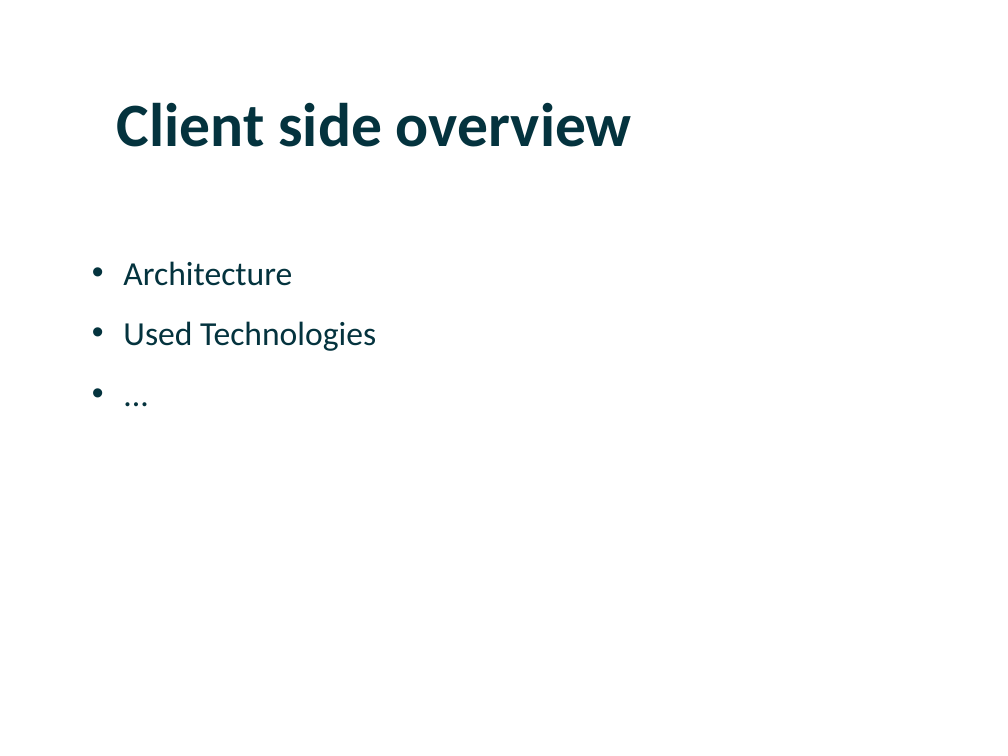
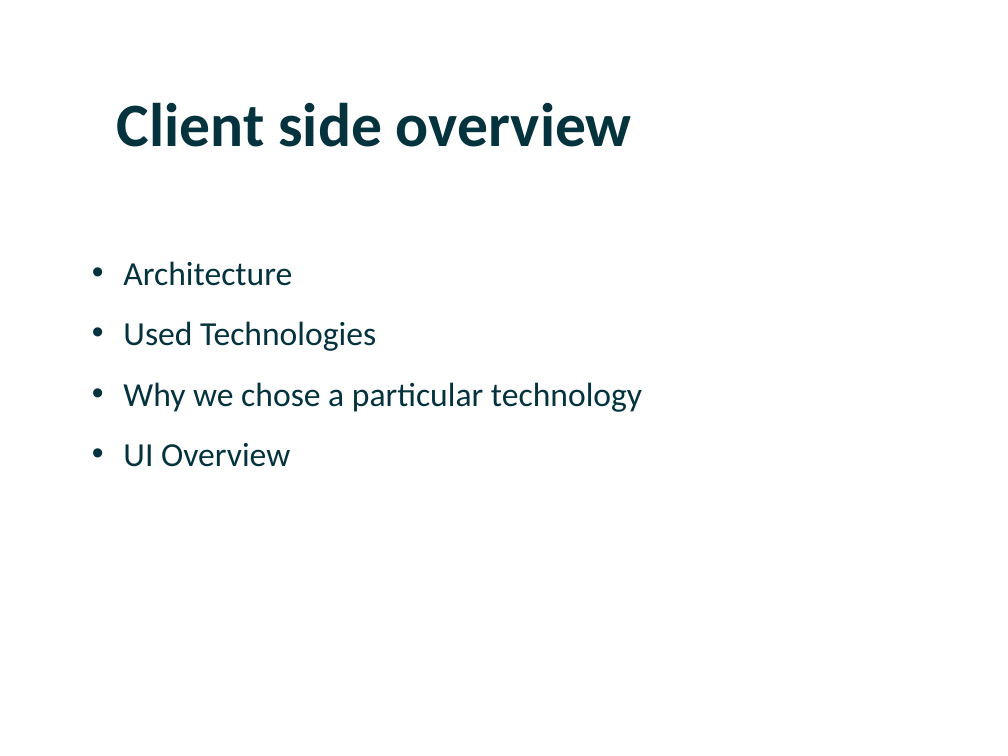
Before and after one commit to DmitriyLy/travel_portal, a slide deck: slide 25 of docs/Travel Portal.pptx (slide 20 before the commit). Drawn at 1008x756 pixels with LibreOffice and Linux fonts; fonts in the diff are those of the drawing; background and template pictures are left out. Boxes give left, top, right and bottom in pixels: in the first picture for what was removed or moved away, otherwise in the second. Text is boxed around its words. In the diff, an @@ line names an element or a change of style, - is before the commit and + after.

```diff
--- a/docs/Travel Portal.pptx
+++ b/docs/Travel Portal.pptx
@@ text at (123, 382, 642, 467): text changed @@
-• ...
+• Why we chose a particular technology
+• UI Overview
```
Also in this commit, not shown: 11 other slides changed, 7 slides added, 7 slides removed.
